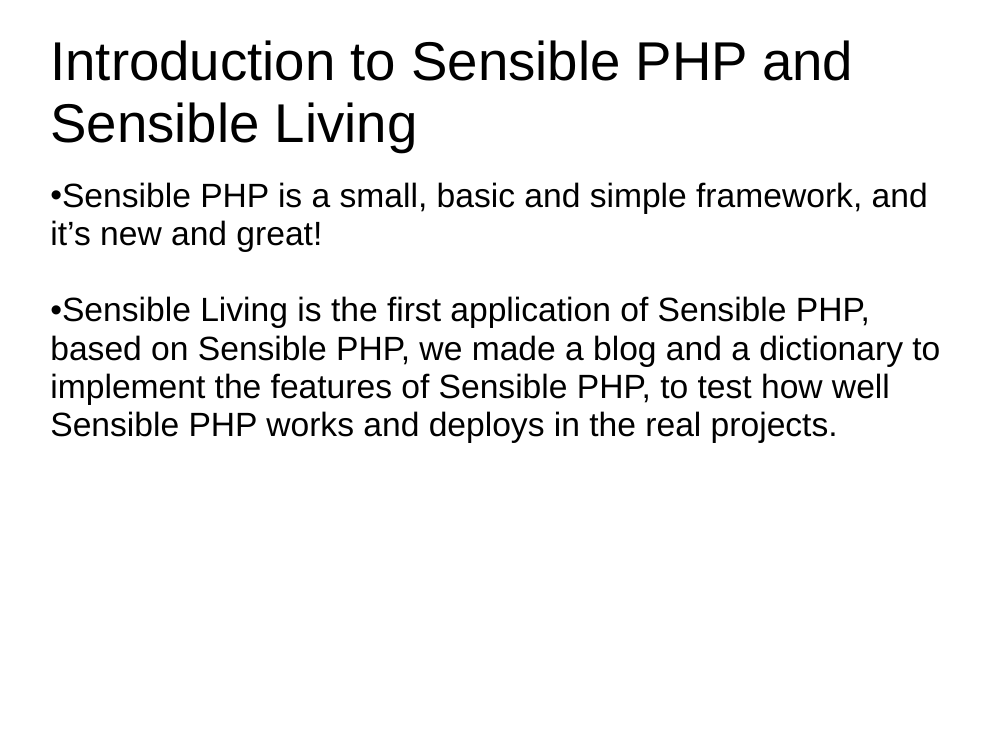
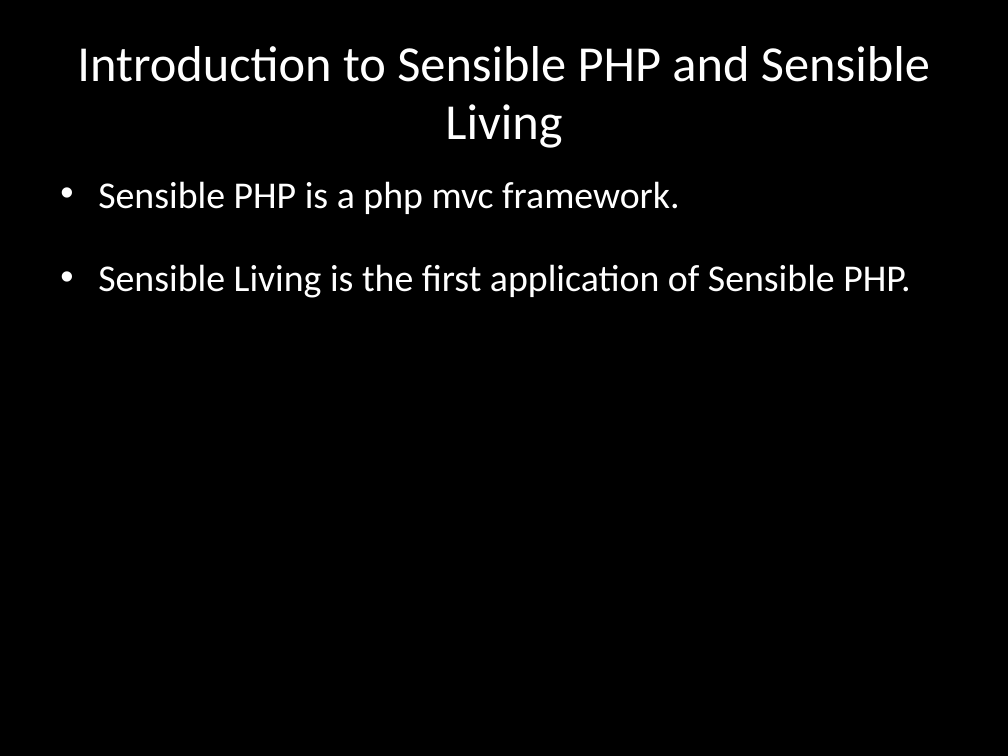
Before and after one commit to lqi/sensiblephp, a slide deck: slide 5 of docs/FinalProjectPresentation.pptx. Drawn at 1008x756 pixels with LibreOffice and Linux fonts; fonts in the diff are those of the drawing. Boxes give left, top, right and bottom in pixels: in the first picture for what was removed or moved away, otherwise in the second. Text is boxed around its words. In the diff, an @@ line names an element or a change of style, - is before the commit and + after.

```diff
--- a/docs/FinalProjectPresentation.pptx
+++ b/docs/FinalProjectPresentation.pptx
@@ background #FFFFFF to #000000 @@
@@ title "Introduction to Sensible PHP and ..." at (77,46,930,148): size 39 to 36 pt, font Arial to Calibri, text colour #000000 to #FFFFFF; alignment left to centre; vertical alignment top to middle @@
@@ text at (98,181,910,298): text changed; size 24 to 27 pt; font Arial to Calibri; text colour #000000 to #FFFFFF @@
-• Sensible PHP is a small, basic and simple framework, and it’s new and great!
-• Sensible Living is the first application of Sensible PHP, based on Sensible PHP, we made a blog and a dictionary to implement the features of Sensible PHP, to test how well Sensible PHP works and deploys in the real projects.
+  • Sensible PHP is a php mvc framework.
+  • Sensible Living is the first application of Sensible PHP.
```
Also in this commit, not shown: 13 other slides changed, 2 slides added.
